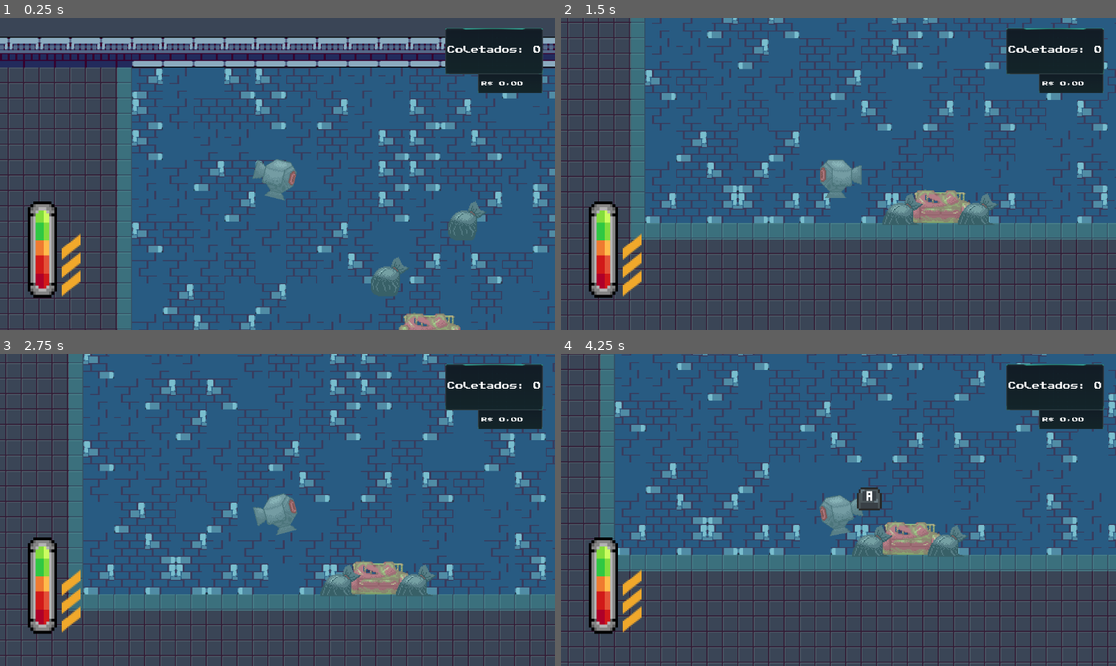
Above: before the commit, frames 1-4 (two rows, left to right).
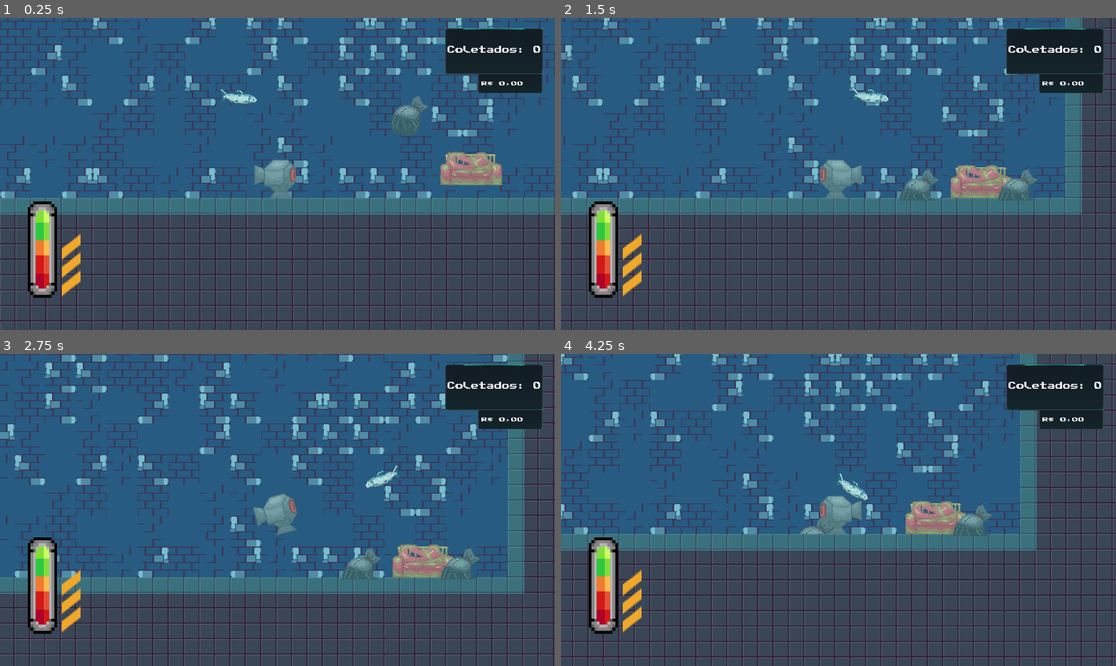
Above: after the commit, the same moments.

Repository: Jaete/Cleangoon
Game: Godot game, scene res://TSCN/Levels/tutorial_level.tscn
Same seed, same stepped clock (60 frames per second), same inputs: the game is played once before the commit and once after it.
Inputs:
- Up to frame 1 (0.25 s): no input
- Up to frame 2 (1.5 s): tap Enter at 0.5 s; hold Right (Move_Right) 0.53-1.28 s; hold Shift (Boost) 0.53-1.28 s; hold Left (Move_Left) from 1.28 s (still down); tap A (Interact) at 1.35 s
- Up to frame 3 (2.75 s): release Left (Move_Left) at 2.03 s; hold Right (Move_Right) from 2.03 s (still down); hold Space (Rise) from 2.03 s (still down)
- Up to frame 4 (4.25 s): release Space (Rise) at 2.78 s; tap Shift (Boost) at 2.85 s; release Right (Move_Right) at 3.53 s; hold Left (Move_Left) from 3.53 s (still down); tap A (Interact) at 3.6 s

The runs differ from the first frame. In frame 1, 61% of the frame differs, in the area x 0-100%, y 0-100%; in frame 2, 39%; in frame 3, 39%; in frame 4, 38%.
Error before the commit: Cannot call method 'set_name' on a null value. (res://Scripts/TrashCollector/TrashCollector.gd:66)

Commit message:
feat: finish fish behaviour

Diff:
--- a/Resources/AnimationHelper/AnimationHelper.gd
+++ b/Resources/AnimationHelper/AnimationHelper.gd
@@ -1,5 +1,8 @@
 class_name AnimationHelper
 extends Resource
+
+var flipped: bool = false
+var going_right: bool
 
 func check_direction(player: Player, sprite: Sprite2D):
 	if player.controller.horizonal_movement < 0:
@@ -26,3 +29,4 @@
 
 func align(sprite: Sprite2D):
 	sprite.rotation_degrees = 0
+	pass
--- /dev/null
+++ b/Resources/FishData/Behaviour/FishBehaviour.gd
@@ -0,0 +1,116 @@
+class_name FishBehaviour
+extends Resource
+
+signal point_reached()
+signal turn()
+
+@export var weight: float
+@export var V_MAX_SPEED: float = 100.0
+@export var  V_ACCELERATION: float = 250.0
+@export var  H_MAX_SPEED: float = 100.0
+@export var  H_ACCELERATION: float = 150.0
+
+var spawn_point: Vector2
+var last_seen_coords: Vector2
+var triggered: bool
+var target: RigidBody2D
+var player_direction: Vector2
+var returning_to_spawn: bool
+var searching: bool
+var wandering: bool
+var wander_direction: int = 1
+
+func follow(fish: Fish, point: Vector2):
+	var x_distance: float = fish.global_position.x - point.x
+	var y_distance: float = fish.global_position.y - point.y
+	var force_x: float
+	var force_y: float
+	if x_distance > 0 && y_distance > 0:
+		accelerate(fish, -1, -1)
+	if x_distance < 0 && y_distance > 0:
+		accelerate(fish, 1, -1)
+	if x_distance > 0 && y_distance < 0:
+		accelerate(fish, -1, 1)
+	if x_distance < 0 && y_distance < 0:
+		accelerate(fish, 1, 1)
+	fish.sprite.look_at(point)
+	if fish.sprite.rotation_degrees < 90:
+		fish.sprite.rotation_degrees += 45
+	else:
+		fish.sprite.rotation_degrees -= 45
+	if fish.sprite.rotation_degrees > 180:
+		fish.sprite.rotation_degrees = 0
+	if fish.sprite.rotation_degrees > 90:
+		fish.sprite.flip_v = true
+	else:
+		fish.sprite.flip_v = false
+	pass
+
+func wander(fish: Fish):
+	if fish.global_position.y > spawn_point.y:
+		accelerate(fish, wander_direction, -1)
+	if fish.global_position.y < spawn_point.y:
+		accelerate(fish, wander_direction, 1)
+	fish.sprite.look_at(fish.teste.global_position)
+	if fish.sprite.rotation_degrees < 90:
+		fish.sprite.rotation_degrees += 45
+	else:
+		fish.sprite.rotation_degrees -= 45
+	if fish.sprite.rotation_degrees > 180:
+		fish.sprite.rotation_degrees = 0
+	if fish.sprite.rotation_degrees > 90:
+		fish.sprite.flip_v = true
+	else:
+		fish.sprite.flip_v = false
+	pass
+
+func accelerate(fish: RigidBody2D, direction_x: float, direction_y):
+	if abs(fish.linear_velocity.x) >= H_MAX_SPEED && abs(fish.linear_velocity.y) < V_MAX_SPEED:
+		fish.linear_velocity.x = H_MAX_SPEED * direction_x
+		fish.apply_central_force(Vector2(0, V_ACCELERATION * direction_y))
+	elif abs(fish.linear_velocity.y) >= V_MAX_SPEED && abs(fish.linear_velocity.x) < H_MAX_SPEED:
+		fish.linear_velocity.y = V_MAX_SPEED * direction_y
+		fish.apply_central_force(Vector2(H_ACCELERATION * direction_x, 0))
+	elif abs(fish.linear_velocity.x) >= H_MAX_SPEED && abs(fish.linear_velocity.y) >= V_MAX_SPEED:
+		fish.linear_velocity.x = H_MAX_SPEED * direction_x
+		fish.linear_velocity.y = V_MAX_SPEED * direction_y
+	else:
+		fish.apply_central_force(Vector2(H_ACCELERATION * direction_x, V_ACCELERATION * direction_y))
+
+func spawn_point_reached(fish: Fish):
+	var spawn_distance_x: float = fish.global_position.x - fish.behaviour.spawn_point.x
+	var spawn_distance_y: float = fish.global_position.y - fish.behaviour.spawn_point.y
+	if spawn_distance_x < randi_range(1,10) && spawn_distance_y < randi_range(1,10):
+		returning_to_spawn = false
+		point_reached.emit(fish.sight)
+	pass
+
+func search_point_reached(fish: Fish):
+	var search_distance_x: float = fish.global_position.x - fish.spawn_point.x
+	var search_distance_y: float = fish.global_position.y - fish.spawn_point.y
+	if search_distance_x < randi_range(1,10) && search_distance_y < randi_range(1,10):
+		returning_to_spawn = false
+		point_reached.emit(fish.sight)
+	pass
+
+func seek_player(sight: Area2D):
+	var bodies: Array[Node2D] = sight.get_overlapping_bodies()
+	for body in bodies:
+		if body is Player:
+			triggered = true
+			returning_to_spawn = false
+	pass
+
+func flip(fish: Fish, sprite: Sprite2D):
+	fish.teste.position.x *= -1
+	fish.mouth_shape.position.x *= -1
+	pass
+
+func check_direction(fish: Fish, sprite: Sprite2D):
+	#if fish.linear_velocity.x > 0 && sprite.scale.x < 0:
+		#fish.sprite.scale.x *= -1
+		#sprite.rotation_degrees *= -1
+	#if fish.linear_velocity.x < 0 && sprite.scale.x > 0:
+		#fish.sprite.scale.x *= -1
+		#sprite.rotation_degrees *= -1
+	pass
--- /dev/null
+++ b/Resources/FishData/Behaviour/Mudfish.tres
@@ -0,0 +1,11 @@
+[gd_resource type="Resource" script_class="FishBehaviour" load_steps=2 format=3 uid="uid://g0bgtfgfyjxg"]
+
+[ext_resource type="Script" path="res://Resources/FishData/Behaviour/FishBehaviour.gd" id="1_y1et7"]
+
+[resource]
+script = ExtResource("1_y1et7")
+weight = 0.0
+V_MAX_SPEED = 80.0
+V_ACCELERATION = 200.0
+H_MAX_SPEED = 80.0
+H_ACCELERATION = 100.0
--- /dev/null
+++ b/Resources/FishData/Behaviour/Salmon.tres
@@ -0,0 +1,9 @@
+[gd_resource type="Resource" script_class="FishBehaviour" load_steps=2 format=3 uid="uid://cyix644ynettq"]
+
+[ext_resource type="Script" path="res://Resources/FishData/Behaviour/FishBehaviour.gd" id="1_y4xj1"]
+
+[resource]
+script = ExtResource("1_y4xj1")
+weight = 0.0
+horizontal_speed = 200.0
+vertical_speed = 200.0
--- a/Resources/FishData/FishData.gd
+++ b/Resources/FishData/FishData.gd
@@ -7,21 +7,20 @@
 @export var salmon: bool
 @export var mudfish: bool
 @export var sight_offset_x: int
-@export var weight: float
-@export var horizontal_speed: float
-@export var vertical_speed: float
 
 var sprite_texture: Texture2D
 var mouth_position: Vector2
-var sight_polygon: ConcavePolygonShape2D
+var sight_polygon_right: ConcavePolygonShape2D
+var sight_polygon_left: ConcavePolygonShape2D
 
 func initialize():
 	if salmon:
 		sprite_texture = load("res://Assets/Sprites/Fish/Salmon Large.png")
-		sight_polygon = load("res://Resources/FishData/Shapes/salmon_sight.tres")
+		sight_polygon_right = load("res://Resources/FishData/Shapes/salmon_sight_right.tres")
+		sight_polygon_left = load("res://Resources/FishData/Shapes/salmon_sight_left.tres")
 		mouth_position = Vector2(30,-2)
 	if mudfish:
 		sprite_texture = load("res://Assets/Sprites/Fish/Mudfish Large.png")
-		sight_polygon = load("res://Resources/FishData/Shapes/mudfish_sight.tres")
+		sight_polygon_right = load("res://Resources/FishData/Shapes/mudfish_sight_right.tres")
 		mouth_position = Vector2(22,-2)
 	pass
--- a/Resources/FishData/Salmon.tres
+++ b/Resources/FishData/Salmon.tres
@@ -9,4 +9,4 @@
 sight_offset_x = 6
 weight = 0.0
 horizontal_speed = 8.0
-vertical_speed = 9.0
+vertical_speed = 200.0
--- /dev/null
+++ b/Resources/FishData/Shapes/mudfish_sight_left.tres
@@ -0,0 +1,4 @@
+[gd_resource type="ConcavePolygonShape2D" format=3 uid="uid://c06qyosbkqel5"]
+
+[resource]
+segments = PackedVector2Array(0, 0, 0, 0, 0, 0, 0, 0)
--- /dev/null
+++ b/Resources/FishData/Shapes/salmon_sight_left.tres
@@ -0,0 +1,4 @@
+[gd_resource type="ConcavePolygonShape2D" format=3 uid="uid://bum3uoi7pmwy5"]
+
+[resource]
+segments = PackedVector2Array(-25, -11, -130, -27, -130, 27, -25, 11)
--- a/Resources/FishData/Shapes/salmon_sight.tres
+++ b/Resources/FishData/Shapes/salmon_sight_right.tres
@@ -1,4 +1,4 @@
 [gd_resource type="ConcavePolygonShape2D" format=3 uid="uid://btsd3376ywqsy"]
 
 [resource]
-segments = PackedVector2Array(25, -29, 179, -66, 179, 27, 25, -11)
+segments = PackedVector2Array(25, 11, 130, -27, 130, 27, 25, 11)
--- a/Scripts/Fish/Fish.gd
+++ b/Scripts/Fish/Fish.gd
@@ -1,70 +1,90 @@
 class_name Fish
 extends RigidBody2D
+
+@onready var teste = $Teste
 
 @export_category("Data")
 @export var fish_data: FishData
 
 @export_category("Composition")
+@export var mouth_shape: CollisionShape2D
+@export var sight_shape_left: CollisionPolygon2D
+@export var sight_shape_right: CollisionPolygon2D
+@export var sight: Area2D
+
+@export_category("Animation Helper")
+@export var animation: AnimationHelper
 @export var sprite: Sprite2D
-@export var mouth_shape: CollisionShape2D
-@export var sight: CollisionPolygon2D
 
 @export_category("Behaviour")
-@export var navigation_agent: NavigationAgent2D
-var last_seen_coords: Vector2
-var triggered: bool
-var target: RigidBody2D
+@export var behaviour: FishBehaviour
+var flipping: bool
+
+
 
 func _ready():
 	fish_data.initialize()
 	sprite.texture = fish_data.sprite_texture
 	mouth_shape.position = fish_data.mouth_position
-	sight.polygon = fish_data.sight_polygon.segments
+	sight_shape_left.polygon = fish_data.sight_polygon_left.segments
+	sight_shape_right.polygon = fish_data.sight_polygon_right.segments
+	sight_shape_left.disabled = true
+	sight_shape_right.disabled = false
 	sight.position.x += fish_data.sight_offset_x
 	sight.position.y += fish_data.SIGHT_OFFSET_Y
 	mass = 0.5
 	gravity_scale = 0.3
+	behaviour.wandering = true
+	behaviour.spawn_point = global_position
+	behaviour.point_reached.connect(behaviour.seek_player)
+	behaviour.turn.connect(behaviour.flip)
 
 func _physics_process(delta):
-	if triggered:
-		follow(target)
+	if behaviour.triggered:
+		behaviour.follow(self, get_node("/root/Player_").global_position)
+	if behaviour.returning_to_spawn && !behaviour.triggered:
+		behaviour.follow(self, behaviour.spawn_point)
+		behaviour.spawn_point_reached(self)
+	if behaviour.searching && !behaviour.triggered && !behaviour.returning_to_spawn:
+		behaviour.follow(self, behaviour.last_seen_coords)
+		behaviour.search_point_reached(self)
+	if !behaviour.returning_to_spawn && !behaviour.triggered && !behaviour.searching:
+		behaviour.wander(self)
+	if flipping:
+		sight_shape_left.disabled = !sight_shape_left.disabled
+		sight_shape_right.disabled = !sight_shape_right.disabled
+		flipping = false
 	pass
 
 func _on_sight(body):
-	if body is Player:
-		triggered = true
-		target = body
+	detect(body)
 	pass
 
-func follow(body: RigidBody2D):
-	var player_direction: Vector2
-	player_direction.x = global_position.x - body.global_position.x
-	player_direction.y = global_position.y - body.global_position.y
-	if player_direction.x > 0:
-		apply_central_force(Vector2(fish_data.horizontal_speed * -1, 0))
-	else:
-		apply_central_force(Vector2(fish_data.horizontal_speed, 0))
-	if player_direction.y > 0:
-		apply_central_force(Vector2(0, fish_data.vertical_speed * -1))
-	else:
-		apply_central_force(Vector2(0, fish_data.vertical_speed))
-	look_at(body.global_position )
-	#if player_direction.x < 0:
-		#player_direction.x = -1
-	#else:
-		#player_direction.x = 1
-	#if player_direction.y < 0:
-		#player_direction.y = -1
-	#else:
-		#player_direction.y = 1
-	#apply_central_force(Vector2(fish_data.horizontal_speed * player_direction.x, fish_data.vertical_speed * player_direction.y))
+func _on_mouth_area_entered(area):
+	if area.name == "SurfaceWater":
+		behaviour.triggered = false
+		behaviour.returning_to_spawn = true
 	pass
 
-func _on_lost_sight(body):
-	last_seen_coords = body.global_position
-	if body is Player:
-		search(last_seen_coords)
+func _on_sight_left(body):
+	detect(body)
 	pass
 
-func search(coords: Vector2):
-	pass
+func detect(body):
+	if body is Player && !behaviour.returning_to_spawn:
+		behaviour.wandering = false
+		behaviour.triggered = true
+		behaviour.target = body
+	if body is StaticBody2D && !behaviour.triggered:
+		behaviour.wander_direction *= -1
+		behaviour.turn.emit(self, sprite)
+		flipping = true
+
+
+
+func _on_body_entered(body):
+	if body is Player:
+		behaviour.wandering = false
+		behaviour.triggered = true
+		behaviour.target = body
+	pass # Replace with function body.
--- a/Scripts/Player/Player.gd
+++ b/Scripts/Player/Player.gd
@@ -15,6 +15,7 @@
 @export_category("Player Data")
 @export var data: PlayerData
 
+var nearby_trash: bool = false
 var carrying_trash: bool = false
 var trash_carried: Trash
 var about_to_deliver: bool
@@ -50,7 +51,7 @@
 	if controller.input_action == controller.GRAB && carrying_trash:
 		carrying_trash = false
 		player_released_trash.emit(trash_carried)
-	elif controller.input_action == controller.GRAB && !carrying_trash:
+	elif controller.input_action == controller.GRAB && !carrying_trash && nearby_trash:
 		player_grabbed_trash.emit()
 		carrying_trash = true
 		controller.get_input()
--- a/Scripts/TrashCollector/TrashCollector.gd
+++ b/Scripts/TrashCollector/TrashCollector.gd
@@ -46,12 +46,14 @@
 	trash.add_child(button_ui)
 	button_ui.global_position.y -= 48
 	current_trash_active = trash
+	player.nearby_trash = true
 
 func end_interaction_ui(trash: Trash):
 	if current_trash_active == trash:
 		if is_instance_valid(button_ui):
 			button_ui.queue_free()
 		current_trash_active = null
+		player.nearby_trash = false
 		if interactable_trashes.size() != 0:
 			current_trash_active = interactable_trashes[0]
 			interactable_trashes.clear()
@@ -60,6 +62,7 @@
 		if is_instance_valid(button_ui):
 			button_ui.queue_free()
 		interactable_trashes.erase(trash)
+		player.nearby_trash = true
 	pass
 
 func grab_trash():
--- a/TSCN/Entities/fish.tscn
+++ b/TSCN/Entities/fish.tscn
@@ -1,21 +1,31 @@
-[gd_scene load_steps=5 format=3 uid="uid://cmpr6nn6feapk"]
+[gd_scene load_steps=8 format=3 uid="uid://cmpr6nn6feapk"]
 
 [ext_resource type="Script" path="res://Scripts/Fish/Fish.gd" id="1_udpjn"]
+[ext_resource type="Script" path="res://Resources/AnimationHelper/AnimationHelper.gd" id="2_psy6l"]
+[ext_resource type="Script" path="res://Scripts/DEBUG/Label-Fish.gd" id="2_ssllj"]
 
 [sub_resource type="PhysicsMaterial" id="PhysicsMaterial_ogsb8"]
 friction = 0.2
+absorbent = true
+
+[sub_resource type="Resource" id="Resource_kymop"]
+script = ExtResource("2_psy6l")
 
 [sub_resource type="CapsuleShape2D" id="CapsuleShape2D_ya2ni"]
 height = 37.9442
 
 [sub_resource type="CircleShape2D" id="CircleShape2D_v3g25"]
 
-[node name="Fish" type="RigidBody2D" node_paths=PackedStringArray("sprite", "mouth_shape", "sight")]
+[node name="Fish" type="RigidBody2D" node_paths=PackedStringArray("mouth_shape", "sight_shape_left", "sight_shape_right", "sight", "sprite")]
 physics_material_override = SubResource("PhysicsMaterial_ogsb8")
+lock_rotation = true
 script = ExtResource("1_udpjn")
+mouth_shape = NodePath("Mouth/Shape")
+sight_shape_left = NodePath("Sight_Left/CollisionPolygon2D")
+sight_shape_right = NodePath("Sight_Right/CollisionPolygon2D")
+sight = NodePath("Sight_Right")
+animation = SubResource("Resource_kymop")
 sprite = NodePath("Sprite")
-mouth_shape = NodePath("Mouth/Shape")
-sight = NodePath("Sight/CollisionPolygon2D")
 
 [node name="Body" type="CollisionShape2D" parent="."]
 top_level = true
@@ -24,19 +34,41 @@
 shape = SubResource("CapsuleShape2D_ya2ni")
 
 [node name="Sprite" type="Sprite2D" parent="."]
-position = Vector2(-6, -2)
-rotation = 0.750492
-scale = Vector2(0.5, 0.5)
+rotation = -0.785398
+scale = Vector2(0.3, 0.3)
 
 [node name="Mouth" type="Area2D" parent="."]
 
 [node name="Shape" type="CollisionShape2D" parent="Mouth"]
-position = Vector2(22, -2)
+position = Vector2(24, -2)
 shape = SubResource("CircleShape2D_v3g25")
 
-[node name="Sight" type="Area2D" parent="."]
+[node name="Sight_Right" type="Area2D" parent="."]
 
-[node name="CollisionPolygon2D" type="CollisionPolygon2D" parent="Sight"]
+[node name="CollisionPolygon2D" type="CollisionPolygon2D" parent="Sight_Right"]
 
-[connection signal="body_entered" from="Sight" to="." method="_on_sight"]
-[connection signal="body_exited" from="Sight" to="." method="_on_lost_sight"]
+[node name="Control" type="Control" parent="."]
+layout_mode = 3
+anchors_preset = 0
+offset_right = 40.0
+offset_bottom = 40.0
+
+[node name="Label" type="Label" parent="Control"]
+layout_mode = 0
+offset_right = 40.0
+offset_bottom = 23.0
+script = ExtResource("2_ssllj")
+
+[node name="Teste" type="RayCast2D" parent="."]
+position = Vector2(60, 0)
+target_position = Vector2(22, 0)
+
+[node name="Sight_Left" type="Area2D" parent="."]
+
+[node name="CollisionPolygon2D" type="CollisionPolygon2D" parent="Sight_Left"]
+polygon = PackedVector2Array(-25, -11)
+
+[connection signal="body_entered" from="." to="." method="_on_body_entered"]
+[connection signal="area_entered" from="Mouth" to="." method="_on_mouth_area_entered"]
+[connection signal="body_entered" from="Sight_Right" to="." method="_on_sight"]
+[connection signal="body_entered" from="Sight_Left" to="." method="_on_sight_left"]
--- a/TSCN/Levels/tutorial_level.tscn
+++ b/TSCN/Levels/tutorial_level.tscn
@@ -1,11 +1,14 @@
-[gd_scene load_steps=9 format=3 uid="uid://dnamtpdl1nyu4"]
+[gd_scene load_steps=13 format=3 uid="uid://dnamtpdl1nyu4"]
 
 [ext_resource type="TileSet" uid="uid://ba4ch2yqukfhj" path="res://Assets/Tilesets/tutorial_level.tres" id="1_n7irr"]
 [ext_resource type="Script" path="res://Scripts/Player/MainCamera.gd" id="4_kv8ak"]
 [ext_resource type="PackedScene" uid="uid://utivs6e57b53" path="res://TSCN/Entities/deliver_pont.tscn" id="6_faido"]
 [ext_resource type="PackedScene" uid="uid://ctv4ao3whr30o" path="res://TSCN/Entities/trash.tscn" id="7_45d0x"]
+[ext_resource type="PackedScene" uid="uid://cmpr6nn6feapk" path="res://TSCN/Entities/fish.tscn" id="7_qkx1s"]
+[ext_resource type="Resource" uid="uid://bsvfgg4iop3es" path="res://Resources/FishData/Salmon.tres" id="8_5apgq"]
 [ext_resource type="Resource" uid="uid://cd248grsux1qa" path="res://Resources/TrashData/Data/common.tres" id="8_dae1t"]
 [ext_resource type="Resource" uid="uid://dltl8cfw7kwhb" path="res://Resources/TrashData/Data/heavy.tres" id="9_4ltoc"]
+[ext_resource type="Resource" uid="uid://cyix644ynettq" path="res://Resources/FishData/Behaviour/Salmon.tres" id="9_u2nnd"]
 
 [sub_resource type="RectangleShape2D" id="RectangleShape2D_aeuvl"]
 size = Vector2(1215, 188)
@@ -13,9 +16,12 @@
 [sub_resource type="RectangleShape2D" id="RectangleShape2D_lucq3"]
 size = Vector2(767, 335)
 
+[sub_resource type="RectangleShape2D" id="RectangleShape2D_ghjdm"]
+size = Vector2(765, 98)
+
 [node name="Level" type="Node2D"]
 y_sort_enabled = true
-position = Vector2(-375, -102)
+position = Vector2(-672, -288)
 
 [node name="MainCamera" type="Camera2D" parent="."]
 position = Vector2(411, 314)
@@ -31,6 +37,11 @@
 layer_1/name = "Walls"
 layer_1/tile_data = PackedInt32Array(0, 262144, 7, 65536, 262144, 7, 131072, 262144, 7, 196608, 262144, 7, 262144, 2621 …(6295 unchanged characters)…
 
+[node name="Body" type="StaticBody2D" parent="Structure"]
+
+[node name="CollisionPolygon2D" type="CollisionPolygon2D" parent="Structure/Body"]
+polygon = PackedVector2Array(224, 0, 224, 320, 960, 320, 960, 0, 1535, -1, 1535, 963, -323, 960, -320, -4)
+
 [node name="Air" type="Area2D" parent="."]
 priority = 1
 gravity_space_override = 3
@@ -45,24 +56,36 @@
 color = Color(0.243137, 1, 1, 0.231373)
 polygon = PackedVector2Array(209, 0, 977, 0, 977, 337, 209, 337)
 
-[node name="Water" type="Area2D" parent="WaterShader"]
+[node name="DeepWater" type="Area2D" parent="WaterShader"]
 gravity_space_override = 3
 
-[node name="Shape" type="CollisionShape2D" parent="WaterShader/Water"]
+[node name="Shape" type="CollisionShape2D" parent="WaterShader/DeepWater"]
 position = Vector2(591.5, 167.5)
 shape = SubResource("RectangleShape2D_lucq3")
 
+[node name="SurfaceWater" type="Area2D" parent="WaterShader"]
+position = Vector2(230, 73)
+
+[node name="Shape" type="CollisionShape2D" parent="WaterShader/SurfaceWater"]
+position = Vector2(361.5, -21)
+shape = SubResource("RectangleShape2D_ghjdm")
+
 [node name="Trash" parent="." instance=ExtResource("7_45d0x")]
-position = Vector2(568, 159)
+position = Vector2(908, 176)
 trash_data = ExtResource("8_dae1t")
 
 [node name="Trash2" parent="." instance=ExtResource("7_45d0x")]
-position = Vector2(488, 217)
+position = Vector2(806, 234)
 trash_data = ExtResource("8_dae1t")
 
 [node name="Trash3" parent="." instance=ExtResource("7_45d0x")]
-position = Vector2(533, 265)
+position = Vector2(873, 282)
 trash_data = ExtResource("9_4ltoc")
 
 [node name="DeliverPoint" parent="." instance=ExtResource("6_faido")]
 position = Vector2(589, 0)
+
+[node name="Fish" parent="." instance=ExtResource("7_qkx1s")]
+position = Vector2(621, 216)
+fish_data = ExtResource("8_5apgq")
+behaviour = ExtResource("9_u2nnd")
--- a/project.godot
+++ b/project.godot
@@ -19,6 +19,10 @@
 Ui="*res://TSCN/Entities/ui.tscn"
 GarbageManager="*res://TSCN/Entities/trash_collector.tscn"
 Player_="*res://TSCN/Entities/player.tscn"
+
+[dotnet]
+
+project/assembly_name="A4 Faculdade"
 
 [input]
 
Renamed: Resources/FishData/Shapes/mudfish_sight.tres -> Resources/FishData/Shapes/mudfish_sight_right.tres
